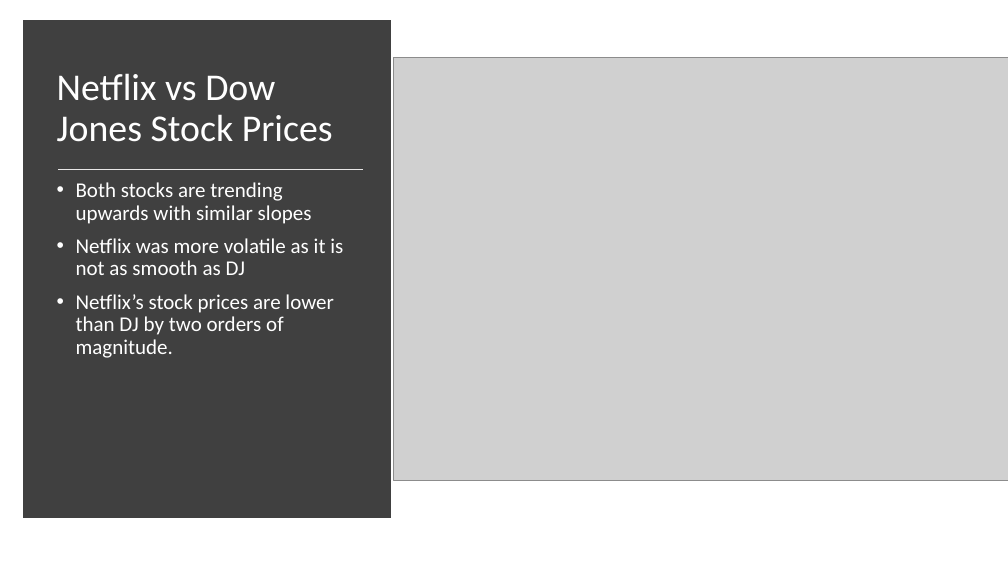
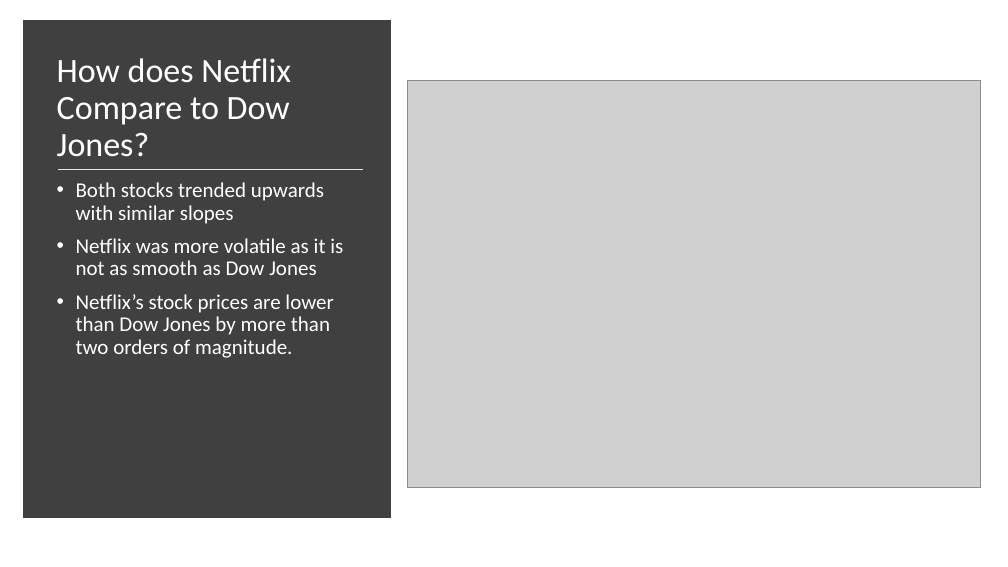
Before and after one commit to apriljkissinger/cc_netflix_stocks_capstone, a slide deck: slide 6 of netflix_presentation.pptx. Drawn at 1008x567 pixels with LibreOffice and Linux fonts; fonts in the diff are those of the drawing; grey boxes stand for pictures. Boxes give left, top, right and bottom in pixels: in the first picture for what was removed or moved away, otherwise in the second. Text is boxed around its words. In the diff, an @@ line names an element or a change of style, - is before the commit and + after.

Commit message:
Finished with the Netflix Presentation, renamed EOP.png to EPS.png and added titles and explanations to graphs.

```diff
--- a/netflix_presentation.pptx
+++ b/netflix_presentation.pptx
@@ title at (57, 58, 291, 157): text changed; size 36 to 32.4 pt @@
-Netflix vs Dow Jones Stock Prices
+How does Netflix Compare to Dow Jones?
@@ picture: place and size @@
-picture at (393, 57, 1008, 480)
+picture at (408, 80, 981, 488)
@@ text at (76, 182, 343, 358): text changed @@
-• Both stocks are trending upwards with similar slopes
-• Netflix was more volatile as it is not as smooth as DJ
-• Netflix’s stock prices are lower than DJ by two orders of magnitude.
+• Both stocks trended upwards with similar slopes
+• Netflix was more volatile as it is not as smooth as Dow Jones
+• Netflix’s stock prices are lower than Dow Jones by more than two orders of magnitude.
```
Also in this commit, not shown: 3 other slides changed, 7 other files.
